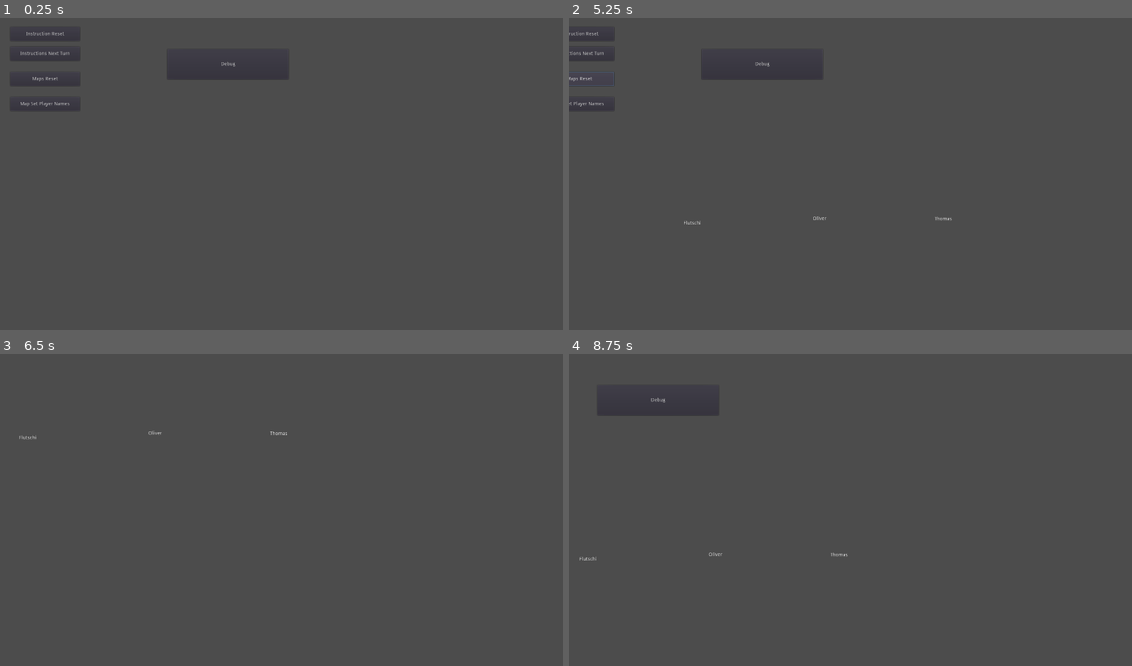
Above: before the commit, frames 1-4 (two rows, left to right).
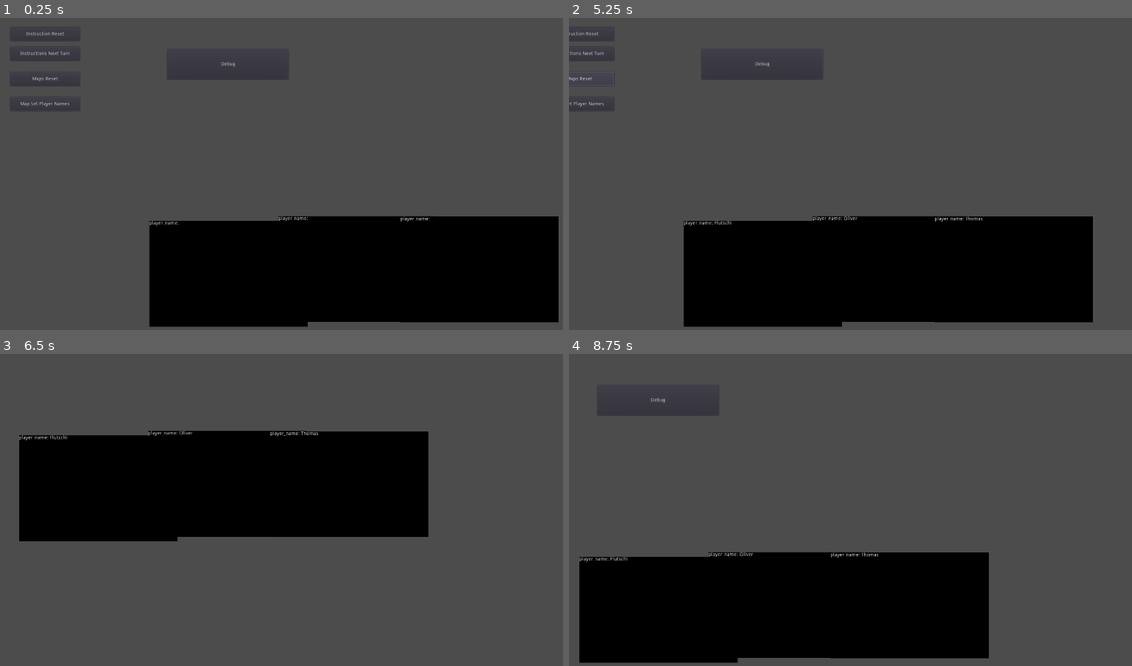
Above: after the commit, the same moments.

Repository: gilde-der-nacht/game-jam-2022
Game: Godot game, scene res://Board.tscn
The game is run twice, just before and just after one commit, with the same random seed, the same clock (stepped at 60 frames per second) and the same inputs.
Inputs:
- Up to frame 1 (0.25 s): no input
- Up to frame 2 (5.25 s): click "Map Set Player Names" at 0.5 s; click "Instructions Next Turn" at 1.25 s; click "Instructions Next Turn" at 2 s; click "Debug" at 2.75 s; click "Instruction Reset" at 3.5 s; click "Maps Reset" at 4.25 s; hold Right (ui_right) from 5.03 s (still down)
- Up to frame 3 (6.5 s): release Right (ui_right) at 5.78 s; hold Down (ui_down) from 5.78 s (still down)
- Up to frame 4 (8.75 s): release Down (ui_down) at 6.53 s; hold Right (ui_right) 6.53-7.28 s; hold Up (ui_up) 7.28-8.03 s; hold Left (ui_left) from 8.03 s (still down)

The runs differ from the first frame. In frame 1, 25% of the frame differs, in the area x 26-100%, y 63-100%; in frame 2, 25%; in frame 3, 25%; in frame 4, 25%.

Commit message:
Map: Generalize update func

Diff:
--- a/Cartographer/Board.gd
+++ b/Cartographer/Board.gd
@@ -32,6 +32,6 @@
 		map.reset_and_randomize(local_seed)
 
 func _on_ButtonMapSetPlayerNames_pressed():
-	$Map1.set_name("Flutschi")
-	$Map2.set_name("Oliver")
-	$Map3.set_name("Thomas")
+	$Map1.set_player_name("Flutschi")
+	$Map2.set_player_name("Oliver")
+	$Map3.set_player_name("Thomas")
--- a/Cartographer/Map/Map.gd
+++ b/Cartographer/Map/Map.gd
@@ -4,14 +4,14 @@
 onready var player_name_output = get_node("PlayerName")
 
 func _ready():
-	update_player_name()
+	update_ui()
 
-func set_name(name):
-	player_name = name
-	update_player_name()
+func set_player_name(player_name):
+	self.player_name = player_name
+	update_ui()
 
-func update_player_name():
-	player_name_output.set_text(player_name)
+func update_ui():
+	player_name_output.set_text("player_name: " + player_name)
 
 func reset_and_randomize(local_seed):
 	player_name = ""
--- a/Cartographer/Map/Map.tscn
+++ b/Cartographer/Map/Map.tscn
@@ -5,6 +5,11 @@
 [node name="Map" type="Node2D"]
 script = ExtResource( 1 )
 
+[node name="ColorRect" type="ColorRect" parent="."]
+margin_right = 456.0
+margin_bottom = 305.0
+color = Color( 0, 0, 0, 1 )
+
 [node name="PlayerName" type="Label" parent="."]
 margin_right = 40.0
 margin_bottom = 14.0
